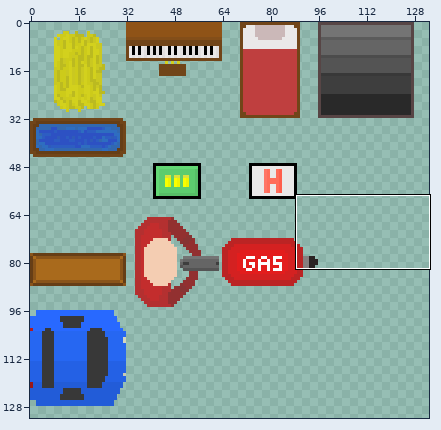
Sprite sheet, stored at game/Content/Tilesets/LooseObjects.png. The picture above shows the old version from afar; the outline marks the close-up.
Close-up. Before the commit:
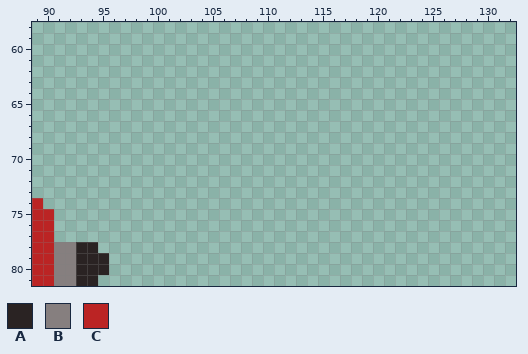
The file is 160x160 pixels. Colours within 5 levels of each other are drawn and written as one. Shown: x 89..132, y 58..81. The wide view leaves out empty margins.
Palette (. is transparent): A #2a2323  B #867f7f  C #bb2424
Pixels before, first column x 89:
74 C......
75 CC.....
76 CC.....
77 CC.....
78 CCBBAA.
79 CCBBAAA
80 CCBBAAA
81 CCBBAA.
The same view after the edit:
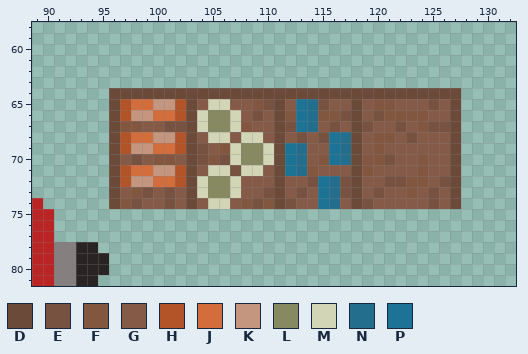
Colours new in this view: D #6c4a3a  E #785240  F #835640  G #855b47  H #b25427  J #d46d3c  K #c4967f  L #878a61  M #d3d5b7  N #246e8d  P #1d7396
What changed:
Changed rows in their new state; - is an unchanged pixel.
first column x 96:
64 DDDDDDDDDDDDDDDDDDDDDDDDDDDDDDDD
65 DHJJKKHDGMMGGFEDGPNEGGDGFFGGGEGD
66 DHKKJJHDMLLMGEGDFPNFFEDGEFFFFGGD
67 DFFGGEEDMLLMFGGDEPNGEGDEGGEGFEED
68 DHJJKKHDGMMGMMGDGEGEPNDGFFGEGGGD
69 DHKKJJHDEGFMLLMDPNGGPNDGFGGGGGGD
70 DGEGFFGDEFEMLLMDPNGFPNDFFEGGFGGD
71 DHJJKKHDGMMEMMGDPNFGGGDFGGGGFGGD
72 DHKKJJHDMLLMGGGDGGEPNEDGGEEFFGED
73 DGFEGEGDMLLMGGEDGEGPNEDGEGGFGEGD
74 DFEGGEGDGMMGFEFDEGGPNGDEGGGGGEGD
Pixel boxes of the changes (left, top, right, bottom) in both close-ups:
added: (109, 88, 461, 209)
